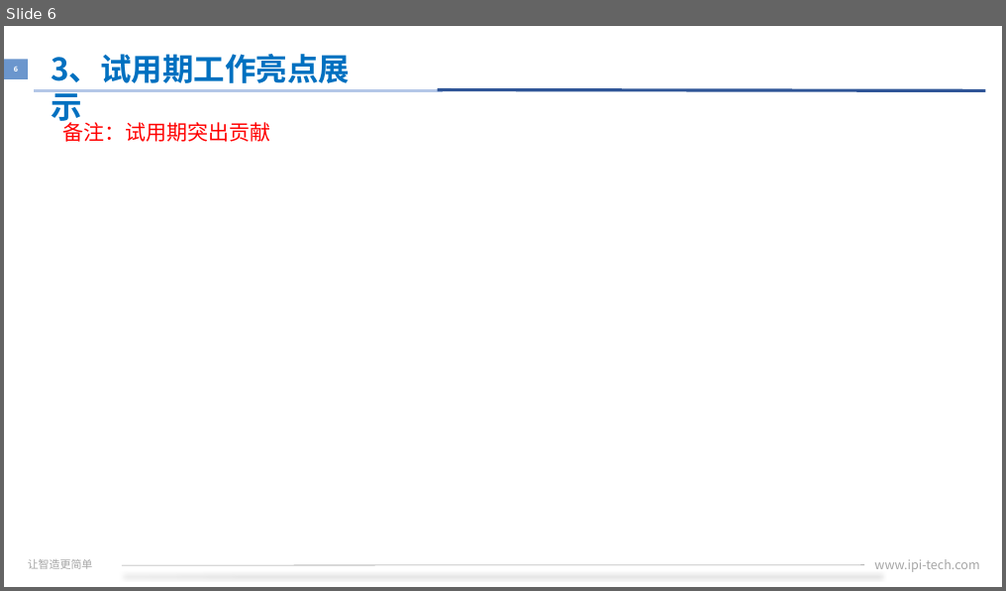
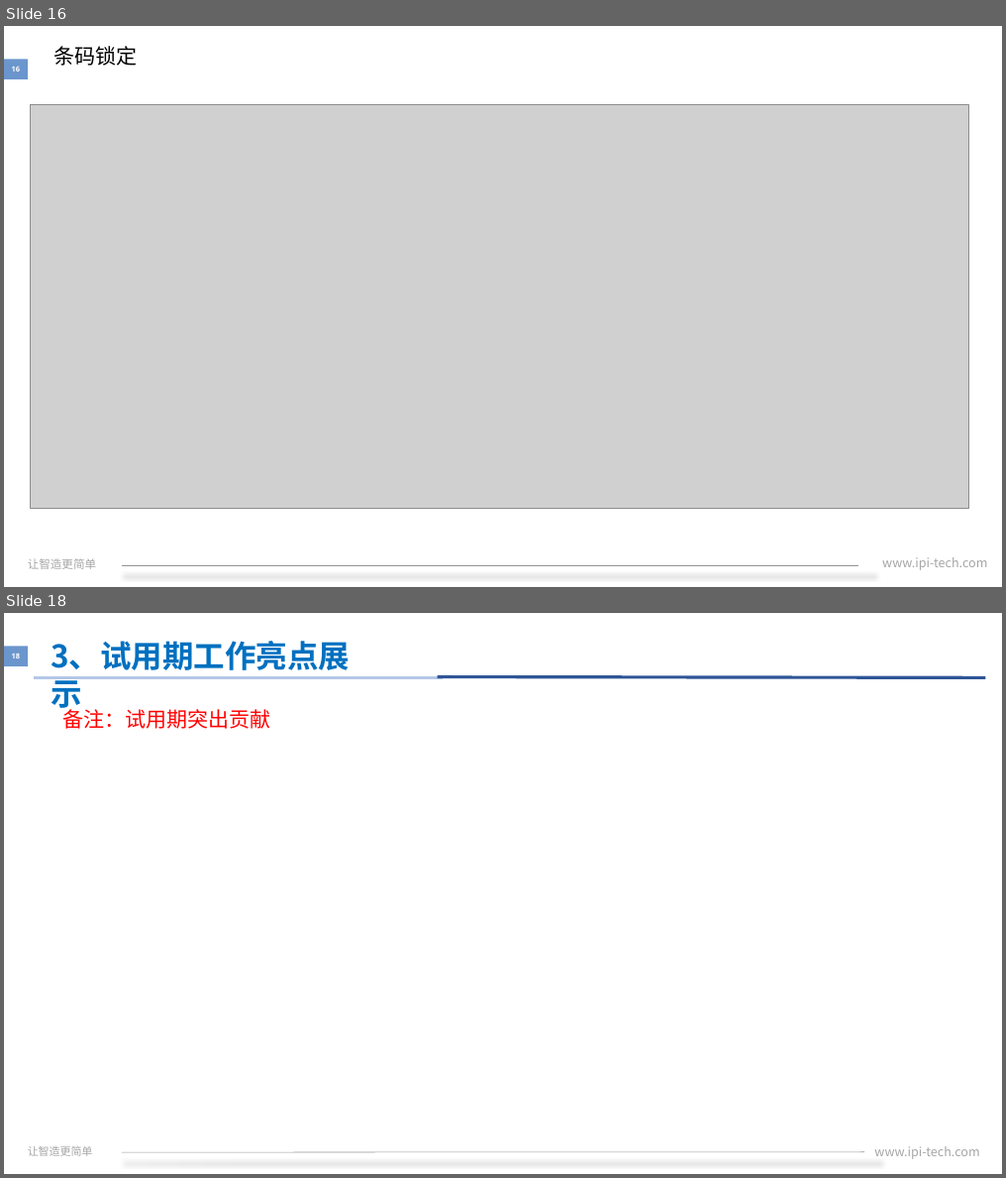
Before and after one commit to xiaozixiang/DocMent, a slide deck: IPI-HR-30-07A转正述职报告.pptx. Shown one above the other, each under a label of ours: slide 6 before the commit, slides 16 and 18 after it; the slides between them are not shown. The pictures are 1006x591 and 1006x1178 pixels, drawn with LibreOffice and Linux fonts; fonts in the diff are those of the drawing; grey boxes stand for pictures; background and template pictures are left out. Boxes give left, top, right and bottom in pixels: in the first picture for what was removed or moved away, otherwise in the second. Text is boxed around its words. In the diff, an @@ line names an element or a change of style, - is before the commit and + after.

```diff
--- a/IPI-HR-30-07A转正述职报告.pptx
+++ b/IPI-HR-30-07A转正述职报告.pptx
@@ slide 16 added at (x1=4, y1=26, x2=1002, y2=587), background #FFFFFF; not listed: 1 template element that a slide beside it also shows @@
@@ text added at (x1=54, y1=46, x2=137, y2=66), 20 pt, text #000000 @@
+条码锁定
@@ picture added at (x1=30, y1=104, x2=969, y2=509) @@
@@ text added at (x1=28, y1=559, x2=96, y2=570), 11 pt, text #A6A6A6 @@
+让智造更简单
@@ text added at (x1=882, y1=558, x2=987, y2=570), 12 pt, text #A6A6A6 @@
+www.ipi-tech.com
@@ line added from (122, 566) to (858, 566), #929292 0.5 pt @@
@@ what was slide 6 is now slide 18 @@
@@ page number at (x1=12, y1=654, x2=20, y2=659): text changed @@
-6
+18
```
Also in this commit, not shown: 3 slides changed, 11 other slides added.
